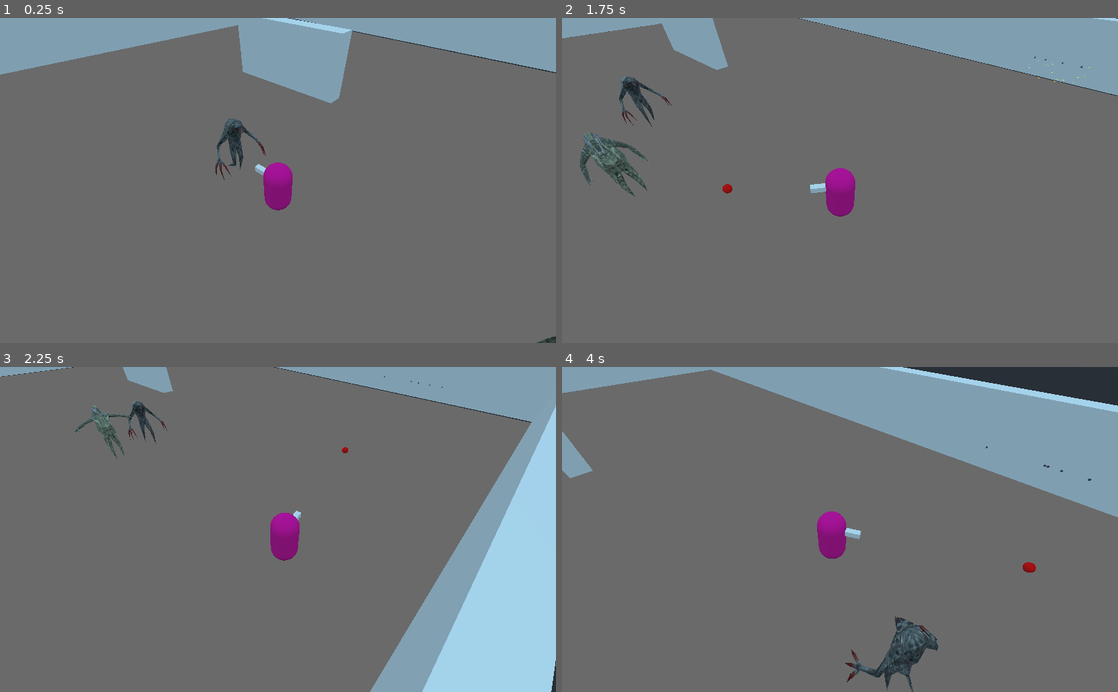
Above: before the commit, frames 1-4 (two rows, left to right).
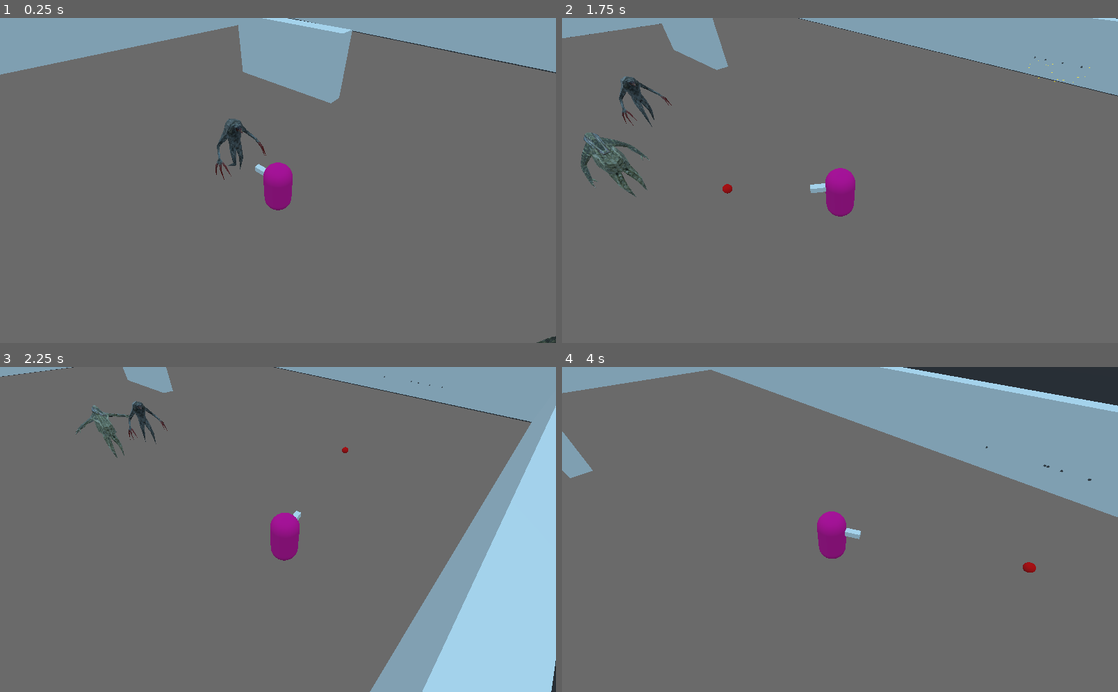
Above: after the commit, the same moments.

Repository: gusemil/topdownshooter3d-demo
Game: Godot game, scene res://scenes/World.tscn
The game is run twice, just before and just after one commit, with the same random seed, the same clock (stepped at 60 frames per second) and the same inputs.
Inputs (mouse positions are in pixels of both pictures, inside the frame that each line leads up to):
- Up to frame 1 (0.25 s): no input
- Up to frame 2 (1.75 s): move the mouse to (962, 164) at 0.52 s; press the mouse at (962, 164) at 0.53 s; hold D (move_right) 0.53-1.28 s; move the mouse to (728, 196) at 1.27 s; release the mouse at (728, 196) at 1.28 s; hold S (move_backward) from 1.28 s (still down); click (728, 196) at 1.35 s
- Up to frame 3 (2.25 s): move the mouse to (333, 458) at 2.02 s; release S (move_backward) at 2.03 s; press the mouse at (333, 458) at 2.03 s; hold D (move_right) from 2.03 s (still down)
- Up to frame 4 (4 s): move the mouse to (812, 594) at 2.77 s; release D (move_right) at 2.78 s; release the mouse at (812, 594) at 2.78 s; hold W (move_forward) 2.78-3.53 s; click (812, 594) at 2.85 s; move the mouse to (1006, 578) at 3.52 s; press the mouse at (1006, 578) at 3.53 s; hold A (move_left) from 3.53 s (still down)

Frame 1 is identical in both runs. In frame 2, 0.4% of the frame differs, in the area x 3-16%, y 35-56%; in frame 3, 0.1%; in frame 4, 1.2%, in the area x 50-68%, y 76-100%.

Commit message:
modify projectile speed from projectile spawner, ranged enemies always face player when attacking

Diff:
--- a/scenes/MeleeEnemy.tscn
+++ b/scenes/MeleeEnemy.tscn
@@ -26,9 +26,6 @@
 
 [node name="Graphics" parent="." instance=ExtResource( 1 )]
 
-[node name="Skeleton" parent="Graphics/Armature" index="0"]
-bones/1/bound_children = [ NodePath("BoneAttachment") ]
-
 [node name="BoneAttachment" type="BoneAttachment" parent="Graphics/Armature/Skeleton" index="1"]
 transform = Transform( 1, 0, 2.38418e-07, -8.6824e-08, 0.931334, 0.364166, -2.22047e-07, -0.364166, 0.931334, 0, 1.13977, 0 )
 bone_name = "body"
@@ -40,6 +37,7 @@
 shape = SubResource( 2 )
 
 [node name="HealthManager" parent="." instance=ExtResource( 4 )]
+max_health = 5
 
 [node name="AttackArea" type="Spatial" parent="."]
 transform = Transform( 1, 0, 0, 0, 1, 0, 0, 0, 1, 0, 1, 1.53433 )
--- a/scenes/RangedEnemy.tscn
+++ b/scenes/RangedEnemy.tscn
@@ -46,6 +46,7 @@
 transform = Transform( -1, 0, -3.25841e-07, 0, 1, 0, 3.25841e-07, 0, -1, 0, 1.5, 1 )
 
 [node name="ProjectileSpawner" parent="AttackArea" instance=ExtResource( 5 )]
+projectile_speed = 10.0
 [connection signal="dead" from="HealthManager" to="." method="set_state" binds= [ 3 ]]
 
 [editable path="Graphics"]
--- a/scenes/World.tscn
+++ b/scenes/World.tscn
@@ -115,3 +115,6 @@
 
 [node name="RangedEnemy" parent="Navigation" instance=ExtResource( 5 )]
 transform = Transform( 3, 0, 0, 0, 3, 0, 0, 0, 3, 0, 0, 14.0658 )
+attack_angle = 5.0
+always_face_towards_player_when_attacking = true
+sight_cone_degrees = 45.0
--- a/scripts/Enemy.gd
+++ b/scripts/Enemy.gd
@@ -22,9 +22,10 @@
 export var attack_range = 5.0
 export var attack_rate = 1.0
 export var attack_animation_speed = 0.5
+export var attack_angle = 5.0
 var attack_timer : Timer
 var can_attack = true
-export var face_towards_player_when_attacking = false
+export var always_face_towards_player_when_attacking = false
 export var stop_moving_when_attacking = true
 export var attack_damage = 10
 
@@ -119,7 +120,6 @@
 	print("Enemy is dead")
 	animation_player.play("die")
 	disable_all_collisions()
-	#TODO STOP MOVEMENT
 	body_removal_timer.start() #tarvitaan start obviously
 
 func can_see_player():
@@ -176,6 +176,7 @@
 	if !is_dead:
 		in_pain = true
 		print("START PAIN")
+		#TODO: Pain state animation
 		#animation_player.play("pain", -1, pain_animation_speed)
 		pain_timer.start()
 
@@ -223,20 +224,22 @@
 	elif(current_state == STATE.ATTACK):
 		set_movement_vector(Vector3.ZERO)
 
-		if face_towards_player_when_attacking:
+		if always_face_towards_player_when_attacking:
 			face_direction(global_transform.origin.direction_to(player.global_transform.origin),delta) #always face towards player during attack
 
-		if stop_moving_when_attacking:
-			if can_attack:
-				if !within_distance_of_player(attack_range) or !can_see_player():
-					set_state(STATE.CHASE)
-				else:
-					start_attack()
-		else:
-			if can_attack:
-				start_attack()
+		#if stop_moving_when_attacking:
+		if can_attack:
 			if !within_distance_of_player(attack_range) or !can_see_player():
 				set_state(STATE.CHASE)
+			elif !player_within_angle(attack_angle) and !always_face_towards_player_when_attacking:
+				face_direction(global_transform.origin.direction_to(player.global_transform.origin),delta)
+			else:
+				start_attack()
+		#else:
+		#	if can_attack:
+		#		start_attack()
+		#	if !within_distance_of_player(attack_range) or !can_see_player():
+		#		set_state(STATE.CHASE)
 
 		#DEAD
 	elif(current_state == STATE.DEAD):
--- a/scripts/Explosion.gd
+++ b/scripts/Explosion.gd
@@ -1,6 +1,6 @@
 extends Area
 
-export var damage = 1 #TODO LATER, Modify this by weapon/enemy damage
+export var damage = 1 #modified by set_damage
 onready var particles = $Particles
 
 func set_damage(var _damage : int):
--- a/scripts/Projectile.gd
+++ b/scripts/Projectile.gd
@@ -1,6 +1,6 @@
 extends KinematicBody
 
-export var speed = 20
+export var speed = 1
 export var projectile_life_time = 5
 export var is_exploding_projectile = true
 var damage_on_hit = 1
@@ -26,6 +26,8 @@
 
 func set_is_exploding_projectile(var _is_exploding : bool):
 	is_exploding_projectile = _is_exploding
+func set_projectile_speed(var _speed: float):
+	speed = _speed
 func set_projectile_damage_on_hit(var _damage :int):
 	damage_on_hit = _damage
 func set_bodies_to_exclude(_bodies_to_exclude: Array):
--- a/scripts/ProjectileSpawner.gd
+++ b/scripts/ProjectileSpawner.gd
@@ -7,18 +7,15 @@
 export var damage: int = 10
 export var explosion_damage : int = 40
 export var is_exploding_projectile = true
+export var projectile_speed : float = 20
 
 var bodies_to_exclude = []
-func set_bodies_to_exclude(_bodies_to_exclude : Array):
-	bodies_to_exclude = _bodies_to_exclude
-
-func set_projectile_damage(_damage : int):
-	damage = _damage
 
 func _ready():
 	if projectile_type == PROJECTILE_TYPE.FIREBALL:
 		projectile_prefab = load("res://scenes/Projectile.tscn") #Ei voi käyttää preload mitenkään. Preload suoritetaan scriptin compilen aikana (ennen exportteja)
 	elif projectile_type == PROJECTILE_TYPE.ROCKET:
+		#TODO: ROCKET
 		print("TODO ROCKET")
 
 func fire_projectile():
@@ -28,5 +25,6 @@
 	projectile_instance.set_projectile_damage_on_hit(damage)
 	projectile_instance.set_explosion_damage(explosion_damage)
 	projectile_instance.set_is_exploding_projectile(is_exploding_projectile)
+	projectile_instance.set_projectile_speed(projectile_speed)
 	get_tree().get_root().add_child(projectile_instance)
 	projectile_instance.global_transform = global_transform
Not shown: 2 places in scenes/RangedEnemy.tscn that only renumber resources
